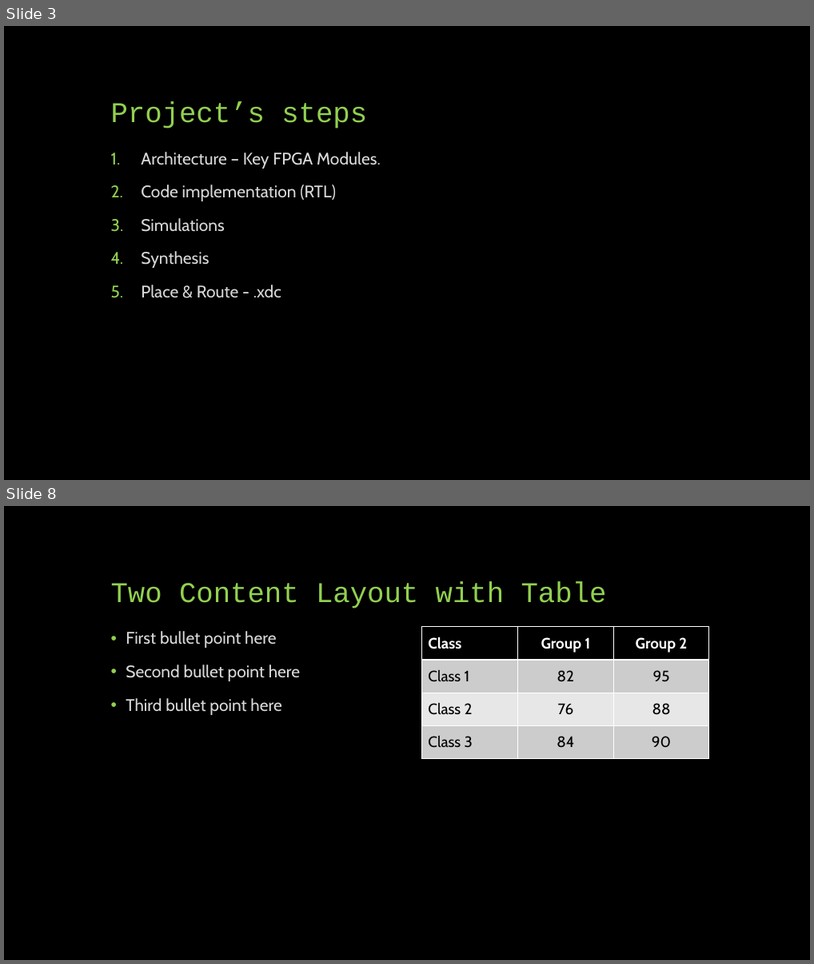
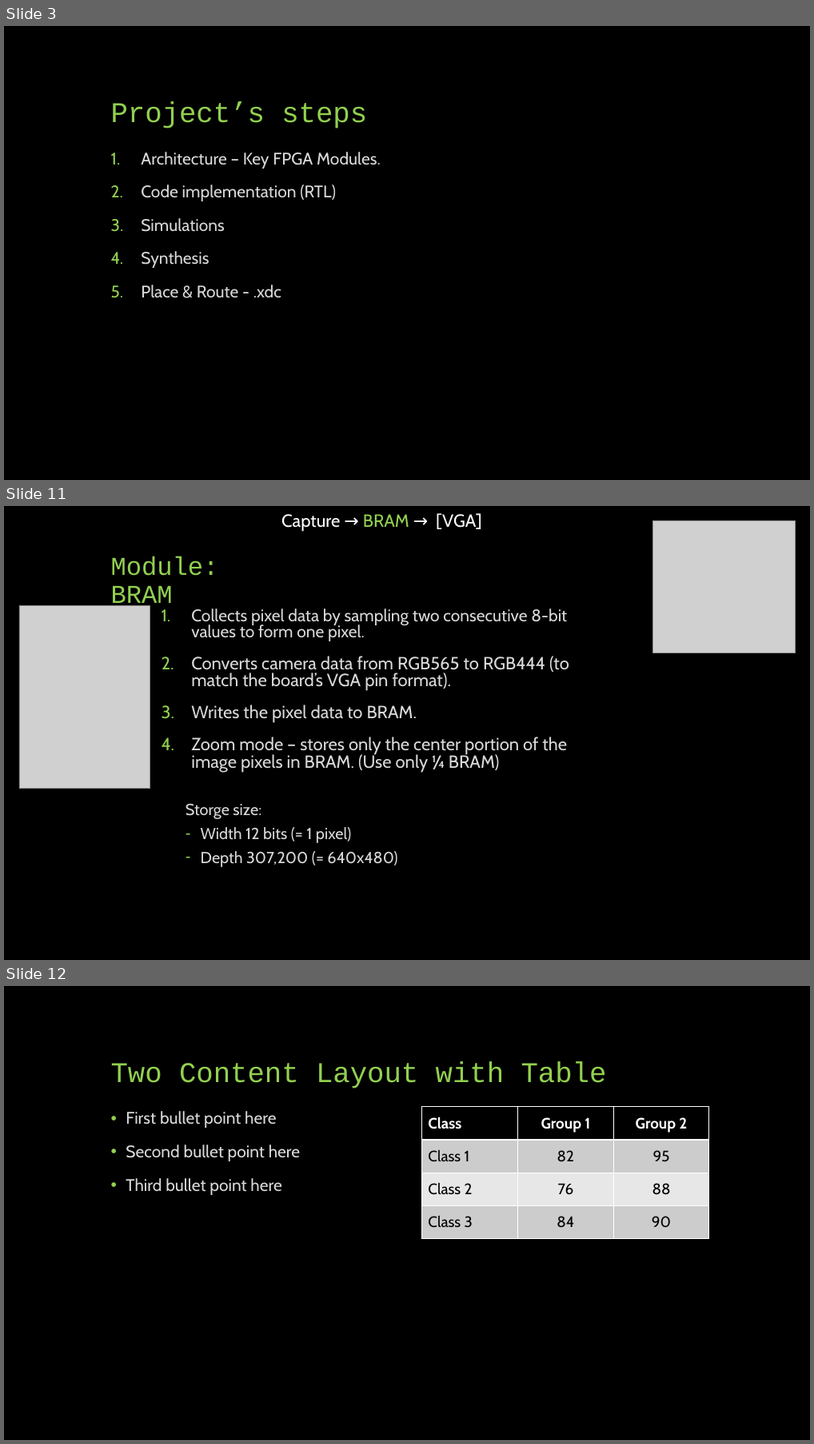
Before and after one commit to idowein/FPGA-image-interpolator, a slide deck: datasheets/Digital Zoom presentation.pptx. Shown one above the other, each under a label of ours: slides 3 and 8 before the commit, slides 3, 11 and 12 after it; the slides between them are not shown. The pictures are 814x964 and 814x1444 pixels, drawn with LibreOffice and Linux fonts; fonts in the diff are those of the drawing; grey boxes stand for pictures. Boxes give left, top, right and bottom in pixels: in the first picture for what was removed or moved away, otherwise in the second. Text is boxed around its words. In the diff, an @@ line names an element or a change of style, - is before the commit and + after.

```diff
--- a/datasheets/Digital Zoom presentation.pptx
+++ b/datasheets/Digital Zoom presentation.pptx
@@ slide 11 added at <box>4,506,810,960</box>, background #000000 @@
@@ text added at <box>282,513,482,532</box>, 21 pt, text #FFFFFF @@
+Capture → BRAM → [VGA]
@@ picture added at <box>653,521,795,653</box> @@
@@ title added at <box>111,556,219,610</box>, 30.6 pt, text #92D050 @@
+Module:
+BRAM
@@ picture added at <box>19,606,150,788</box> @@
@@ text added at <box>186,608,570,867</box>, 21 pt, text #D9D9D9 @@
+1. Collects pixel data by sampling two consecutive 8-bit values to form one pixel.
+2. Converts camera data from RGB565 to RGB444 (to match the board’s VGA pin format).
+3. Writes the pixel data to BRAM.
+4. Zoom mode – stores only the center portion of the image pixels in BRAM. (Use only ¼ BRAM)
+  Storge size:
+  – Width 12 bits (= 1 pixel)
+  – Depth 307,200 (= 640x480)
@@ what was slide 8 is now slide 12 @@
```
Also in this commit, not shown: 5 slides changed, 3 other slides added, 1 other file.
